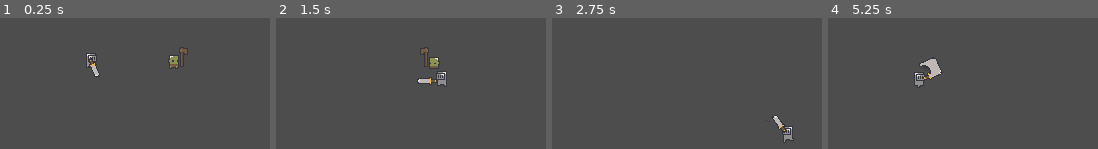
Above: before the commit, frames 1-4 (left to right).
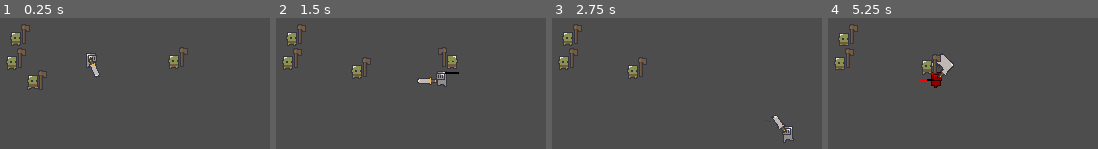
Above: after the commit, the same moments.

Repository: bbenefield89/realm-runners
Game: Godot game, scene res://Scenes/MainScene.tscn
Same seed, same stepped clock (60 frames per second), same inputs: the game is played once before the commit and once after it.
Inputs (mouse positions are in pixels of both pictures, inside the frame that each line leads up to):
- Up to frame 1 (0.25 s): no input
- Up to frame 2 (1.5 s): move the mouse to (483, 53) at 0.52 s; hold D (walk_right) 0.53-1.28 s; click (483, 53) at 0.6 s; move the mouse to (outside the picture) at 1.27 s; hold S (walk_down) from 1.28 s (still down); right-click (outside the picture) at 1.35 s
- Up to frame 3 (2.75 s): move the mouse to (outside the picture) at 2.02 s; release S (walk_down) at 2.03 s; hold D (walk_right) from 2.03 s (still down); click (outside the picture) at 2.1 s
- Up to frame 4 (5.25 s): move the mouse to (895, 125) at 2.77 s; release D (walk_right) at 2.78 s; hold W (walk_up) 2.78-3.53 s; right-click (895, 125) at 2.85 s; move the mouse to (1076, 111) at 3.52 s; hold A (walk_left) 3.53-5.03 s; click (1076, 111) at 3.6 s; move the mouse to (outside the picture) at 4.27 s; right-click (outside the picture) at 4.35 s; move the mouse to (946, 67) at 5.02 s; hold S (walk_down) from 5.03 s (still down); click (946, 67) at 5.1 s

The runs differ from the first frame. In frame 1, 1.1% of the frame differs, in the area x 2-18%, y 5-55%; in frame 2, 1.9%; in frame 3, 1.1%; in frame 4, 2.5%, in the area x 2-47%, y 5-54%.

Commit message:
Enemies now have healthbars that show up after being damaged

Diff:
--- a/Prefabs/Creatures/Enemies/EnemySmallScene.tscn
+++ b/Prefabs/Creatures/Enemies/EnemySmallScene.tscn
@@ -12,13 +12,25 @@
 [sub_resource type="CircleShape2D" id="CircleShape2D_gq0en"]
 radius = 10.7703
 
-[node name="EnemySmall" node_paths=PackedStringArray("WeaponRefPointRight", "WeaponRefPointLeft", "MeleeAttackArea", "MeleeAttackTimer", "KnockbackTimer") groups=["Enemy"] instance=ExtResource("1_f8q2g")]
+[sub_resource type="StyleBoxFlat" id="StyleBoxFlat_e0i84"]
+bg_color = Color(0, 0, 0, 1)
+
+[sub_resource type="StyleBoxFlat" id="StyleBoxFlat_ba2ga"]
+bg_color = Color(1, 0, 0, 1)
+
+[sub_resource type="Theme" id="Theme_0oh7w"]
+ProgressBar/styles/background = SubResource("StyleBoxFlat_e0i84")
+ProgressBar/styles/fill = SubResource("StyleBoxFlat_ba2ga")
+
+[node name="EnemySmall" node_paths=PackedStringArray("WeaponRefPointRight", "WeaponRefPointLeft", "AggroArea", "MeleeAttackArea", "MeleeAttackTimer", "KnockbackTimer", "HealthBar") groups=["Enemy"] instance=ExtResource("1_f8q2g")]
 script = ExtResource("2_xhvld")
 WeaponRefPointRight = NodePath("WeaponRefPoints/Right")
 WeaponRefPointLeft = NodePath("WeaponRefPoints/Left")
+AggroArea = NodePath("AggroArea")
 MeleeAttackArea = NodePath("MeleeAttackArea")
 MeleeAttackTimer = NodePath("Timers/MeleeAttackTimer")
 KnockbackTimer = NodePath("Timers/KnockbackTimer")
+HealthBar = NodePath("HealthBar")
 knockback_speed = 0.0
 
 [node name="BodyCollisionShape" parent="." index="0"]
@@ -52,6 +64,17 @@
 
 [node name="MeleeAttackTimer" type="Timer" parent="Timers" index="1"]
 
+[node name="HealthBar" type="ProgressBar" parent="." index="7"]
+visible = false
+offset_left = -7.0
+offset_top = 15.0
+offset_right = 7.0
+offset_bottom = 17.0
+theme = SubResource("Theme_0oh7w")
+step = 1.0
+value = 75.0
+show_percentage = false
+
 [connection signal="body_entered" from="AggroArea" to="." method="_on_AggroArea_body_entered"]
 [connection signal="body_exited" from="AggroArea" to="." method="_on_AggroArea_body_exited"]
 [connection signal="body_entered" from="MeleeAttackArea" to="." method="_on_MeleeAttackArea_body_entered"]
--- a/Prefabs/Creatures/Enemies/GoblinScene.tscn
+++ b/Prefabs/Creatures/Enemies/GoblinScene.tscn
@@ -7,8 +7,8 @@
 
 [sub_resource type="Resource" id="Resource_6vqnr"]
 script = ExtResource("3_3xkvo")
-max_health = 1
-curr_health = 1
+max_health = 10
+curr_health = 10
 
 [sub_resource type="AtlasTexture" id="AtlasTexture_ysb86"]
 atlas = ExtResource("3_hugt8")
@@ -145,8 +145,7 @@
 "speed": 5.0
 }]
 
-[node name="Goblin_0" node_paths=PackedStringArray("AggroArea") instance=ExtResource("1_x1c0s")]
-AggroArea = NodePath("AggroArea")
+[node name="Goblin_0" instance=ExtResource("1_x1c0s")]
 knockback_speed = 200.0
 stats = SubResource("Resource_6vqnr")
 
--- a/Scenes/MainScene.tscn
+++ b/Scenes/MainScene.tscn
@@ -10,3 +10,12 @@
 
 [node name="Goblin_0" parent="." instance=ExtResource("2_81uar")]
 position = Vector2(336, 133)
+
+[node name="Goblin_1" parent="." instance=ExtResource("2_81uar")]
+position = Vector2(178, 110)
+
+[node name="Goblin_2" parent="." instance=ExtResource("2_81uar")]
+position = Vector2(174, 134)
+
+[node name="Goblin_3" parent="." instance=ExtResource("2_81uar")]
+position = Vector2(184, 161)
--- a/Scripts/Creatures/Enemies/EnemyController.gd
+++ b/Scripts/Creatures/Enemies/EnemyController.gd
@@ -21,6 +21,7 @@
 @export var MeleeAttackArea: Area2D
 @export var MeleeAttackTimer: Timer
 @export var KnockbackTimer: Timer
+@export var HealthBar: ProgressBar
 
 @export var knockback_speed: float
 
@@ -36,6 +37,7 @@
 	super._ready()
 	curr_movement_state = MovementStates.IDLE
 	curr_attack_state = AttackStates.IDLE
+	set_HealthBar_values()
 
 
 func _physics_process(_delta: float) -> void:
@@ -120,6 +122,13 @@
 func handle_taking_damage(damage: int):
 	curr_movement_state = MovementStates.KNOCKED_BACK
 	super.handle_taking_damage(damage)
+	HealthBar.visible = true
+	set_HealthBar_values()
+
+
+func set_HealthBar_values():
+	HealthBar.max_value = stats.max_health
+	HealthBar.value = stats.curr_health
 
 
 func _on_AggroArea_body_entered(body: Node2D) -> void:
Not shown: 1 places in Prefabs/Creatures/Enemies/EnemySmallScene.tscn that only renumber resources
